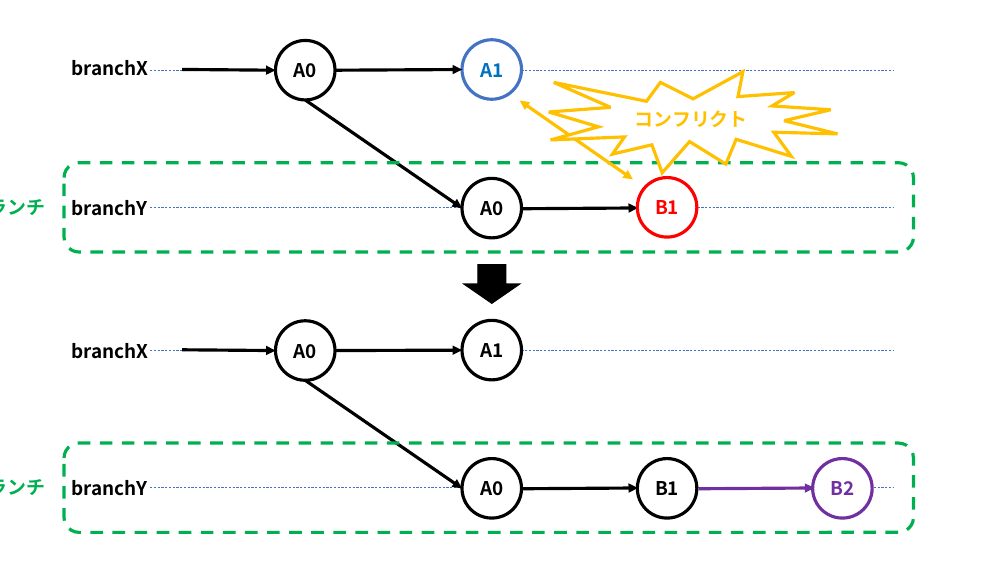
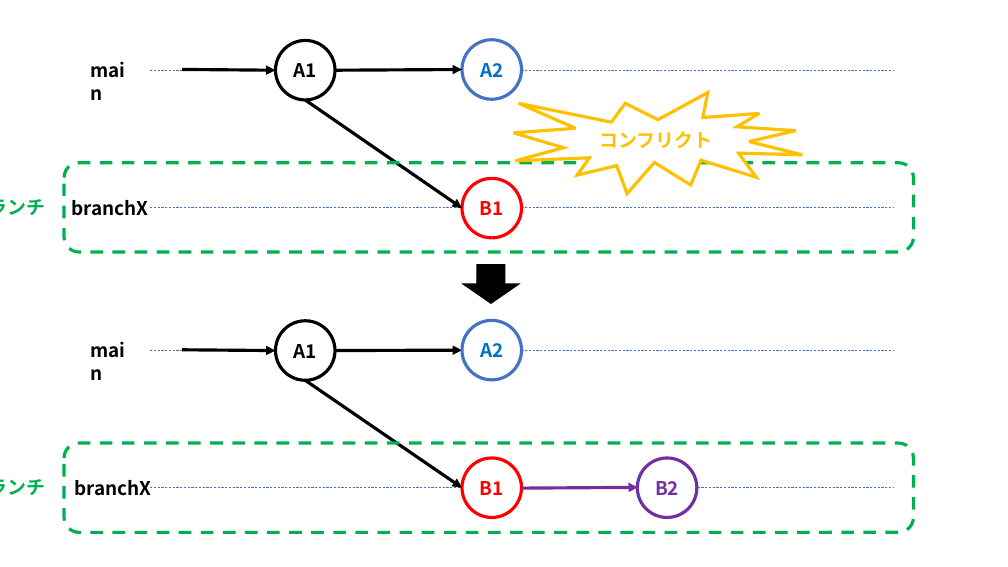
Before and after one commit to nishida2073/ai_navive, a slide deck: slide 47 of 01_テキスト/Git入門_図.pptx. Drawn at 1008x567 pixels with LibreOffice and Linux fonts; fonts in the diff are those of the drawing. Boxes give left, top, right and bottom in pixels: in the first picture for what was removed or moved away, otherwise in the second. Text is boxed around its words. In the diff, an @@ line names an element or a change of style, - is before the commit and + after.

```diff
--- a/01_テキスト/Git入門_図.pptx
+++ b/01_テキスト/Git入門_図.pptx
@@ text added at [82,55,144,85], 18 pt, text #000000, bold @@
+main
@@ text removed at [71,60,148,76] @@
-branchX
@@ text in ellipse at [294,63,317,77]: text changed @@
-A0
+A1
@@ text in ellipse at [480,63,503,77]: text changed @@
-A1
+A2
@@ irregular seal "コンフリクト": place and size @@
-irregular seal "コンフリクト" at [549,72,838,173]
+irregular seal "コンフリクト" at [513,93,802,194]
@@ double arrow removed from (520, 101) to (633, 179) @@
@@ ellipse "B1" at [462,178,522,238]: outline #000000 3 pt to #FF0000 3 pt @@
@@ ellipse removed at [637,178,697,237] @@
-B1
@@ text at [71,200,148,216]: text changed @@
-branchY
+branchX
@@ text in ellipse at [480,201,504,215]: text changed; text colour #000000 to #FF0000 @@
-A0
+B1
@@ arrow removed from (523, 209) to (638, 208) @@
@@ ellipse "A2" at [462,321,522,380]: outline #000000 3 pt to #4472C4 3 pt @@
@@ text removed at [71,343,148,359] @@
-branchX
@@ text added at [82,336,144,366], 18 pt, text #000000, bold @@
+main
@@ text in ellipse at [294,344,317,358]: text changed @@
-A0
+A1
@@ text in ellipse at [480,343,503,357]: text changed; text colour #000000 to #0070C0 @@
-A1
+A2
@@ ellipse "B1" at [462,458,522,518]: outline #000000 3 pt to #FF0000 3 pt @@
@@ ellipse "B2" at [637,458,697,518]: outline #000000 3 pt to #7030A0 3 pt @@
@@ ellipse removed at [813,459,873,519] @@
-B2
@@ text at [74,480,151,496]: text changed @@
-branchY
+branchX
@@ text in ellipse at [480,481,504,495]: text changed; text colour #000000 to #FF0000 @@
-A0
+B1
@@ arrow (523, 488) - (638, 488): stroke #000000 3 pt to #7030A0 3 pt @@
@@ text in ellipse at [655,481,679,495]: text changed; text colour #000000 to #7030A0 @@
-B1
+B2
@@ arrow removed from (699, 489) to (814, 488) @@
```
Also in this commit, not shown: 10 other slides changed, 1 slide added, 1 other file.
